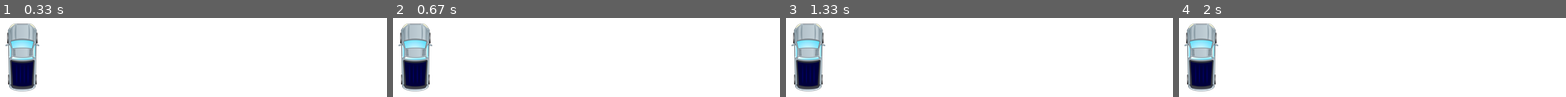
Above: before the commit, frames 1-4 (left to right).
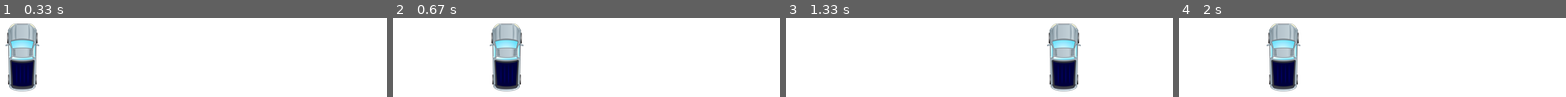
Above: after the commit, the same moments.

Repository: yan-ren/Pygame_playground
Game: pygame game, started from racing_car/racing.py
Two runs of this game, one before a commit and one after it. Both use one fixed random seed, a clock stepped at 60 frames per second and the inputs below.
Inputs:
- Up to frame 1 (0.33 s): no input
- Up to frame 2 (0.67 s): hold Right from 0.33 s (still down)
- Up to frame 3 (1.33 s): release Right at 0.8 s; hold Right 0.83-1.3 s
- Up to frame 4 (2 s): hold Left 1.33-1.87 s; hold Left from 1.9 s (still down)

Frame 1 is identical in both runs. In frame 2, 13% of the frame differs, in the area x 1-34%, y 6-94%; in frame 3, 13%; in frame 4, 13%.

Commit message:
Moving an Image

Diff:
--- a/racing_car/racing.py
+++ b/racing_car/racing.py
@@ -7,6 +7,10 @@
 window_width = 800
 window_height = 600
 crashed = False
+x = window_width * 0.45
+y = window_height * 0.8
+x_change = 0
+y_change = 9
 
 pygame.init()
 display = pygame.display.set_mode((window_width, window_height))
@@ -24,11 +28,21 @@
     for event in pygame.event.get():
         if event.type == pygame.QUIT:
             crashed = True
+        if event.type == pygame.KEYDOWN:
+            if event.key == pygame.K_LEFT:
+                x_change = -5
+            elif event.key == pygame.K_RIGHT:
+                x_change = 5
 
-        # print(event)
+        if event.type == pygame.KEYUP:
+            if event.key == pygame.K_RIGHT or event.key == pygame.K_LEFT:
+                x_change = 0
+
+    x += x_change
+    # print(event)
 
     display.fill(WHITE)
-    place_car(window_width * 0.45, window_height * 0.8)
+    place_car(x, y)
     pygame.display.update()
     clock.tick(FPS)
 
